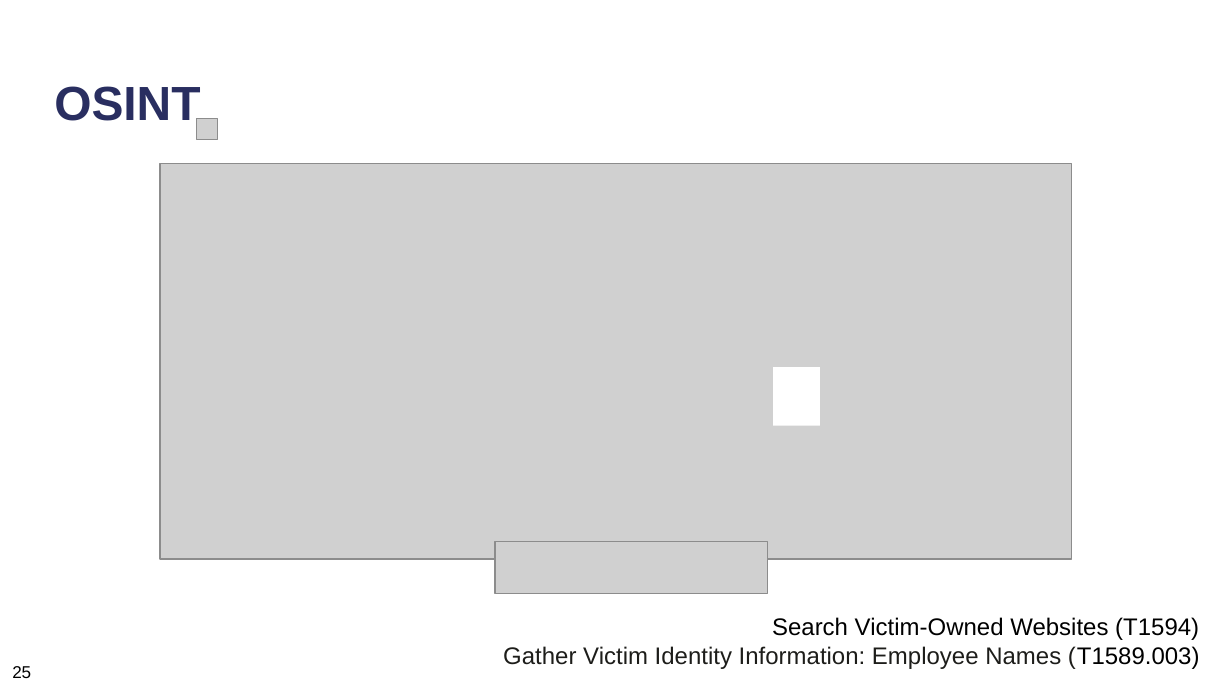
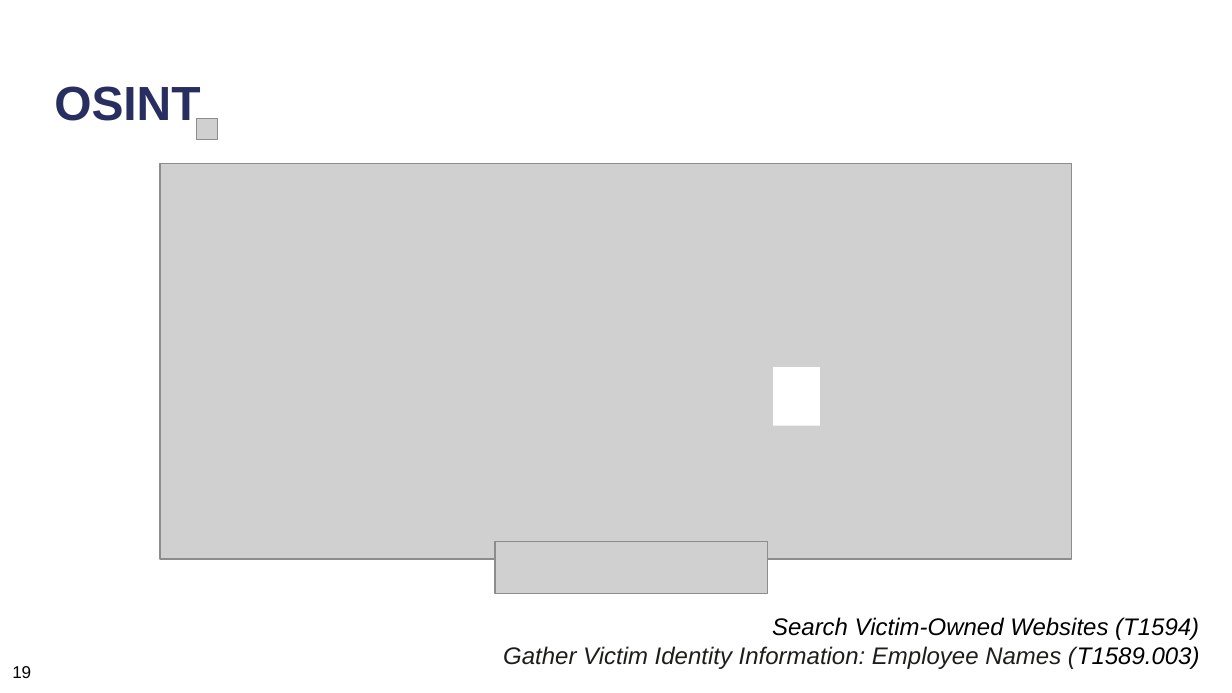
Before and after one commit to neubert-simon/auv-final-report, a slide deck: slide 26 of Final Presentation/ICS_Praesentationsfolien.pptx (slide 27 before the commit). Drawn at 1232x693 pixels with LibreOffice and Linux fonts; fonts in the diff are those of the drawing; grey boxes stand for pictures. Boxes give left, top, right and bottom in pixels: in the first picture for what was removed or moved away, otherwise in the second. Text is boxed around its words. In the diff, an @@ line names an element or a change of style, - is before the commit and + after.

```diff
--- a/Final Presentation/ICS_Praesentationsfolien.pptx
+++ b/Final Presentation/ICS_Praesentationsfolien.pptx
@@ text "Search Victim-Owned Websites (T1594)" at box(503, 617, 1200, 669): italic on @@
@@ text at box(12, 666, 31, 678): text changed @@
-25
+19
```
Also in this commit, not shown: 58 other slides changed, 1 slide removed, 5 other files.
